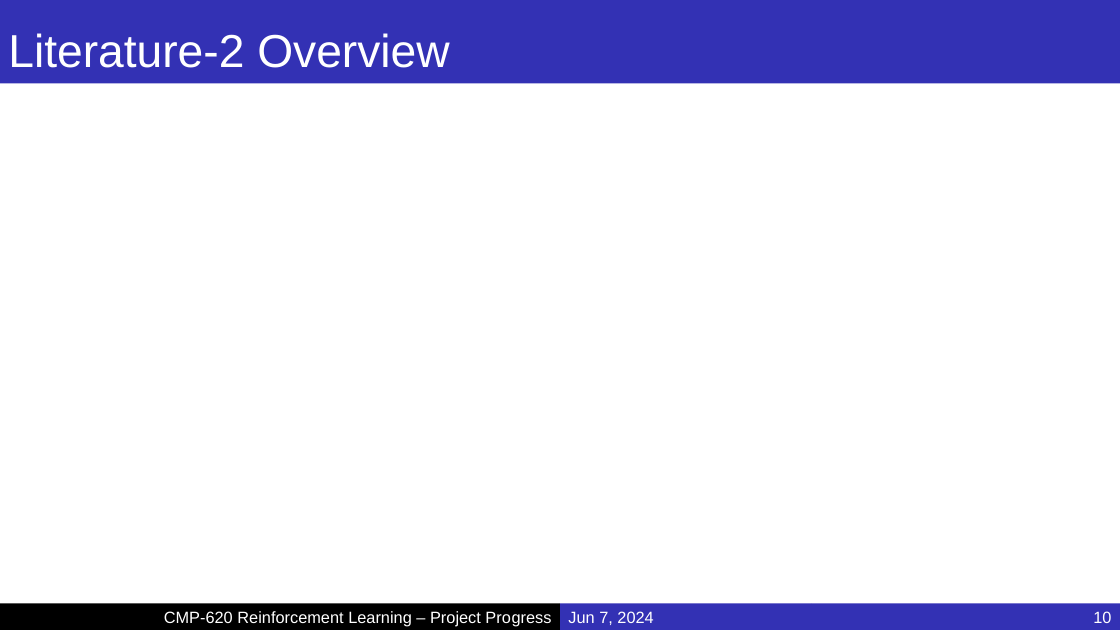
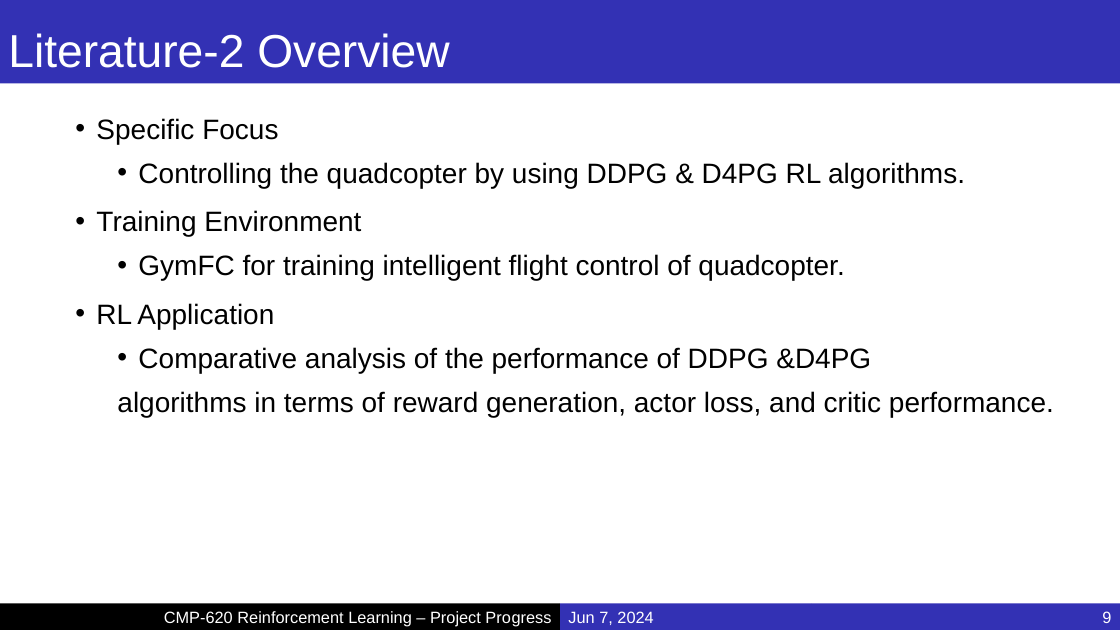
Before and after one commit to MucahidRidvanKaplan/ParrotQuadcopterRL, a slide deck: slide 9 of Presentations/Project_Final.pptx (slide 10 before the commit). Drawn at 1120x630 pixels with LibreOffice and Linux fonts; fonts in the diff are those of the drawing; background and template pictures are left out. Boxes give left, top, right and bottom in pixels: in the first picture for what was removed or moved away, otherwise in the second. Text is boxed around its words. In the diff, an @@ line names an element or a change of style, - is before the commit and + after.

```diff
--- a/Presentations/Project_Final.pptx
+++ b/Presentations/Project_Final.pptx
@@ text added at bbox=[96, 118, 1054, 417], 24 pt, text #000000 @@
+• Specific Focus
+  • Controlling the quadcopter by using DDPG & D4PG RL algorithms.
+• Training Environment
+  • GymFC for training intelligent flight control of quadcopter.
+• RL Application
+  • Comparative analysis of the performance of DDPG &D4PG
+  algorithms in terms of reward generation, actor loss, and critic performance.
@@ page number at bbox=[1102, 611, 1111, 623]: text changed @@
-10
+9
```
Also in this commit, not shown: 13 other slides changed, 1 slide removed.
